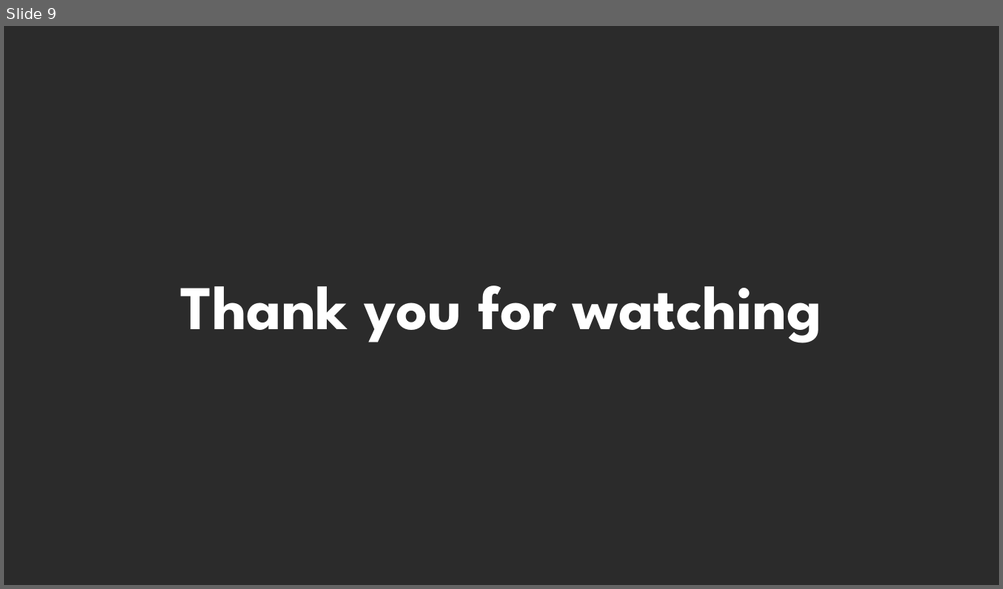
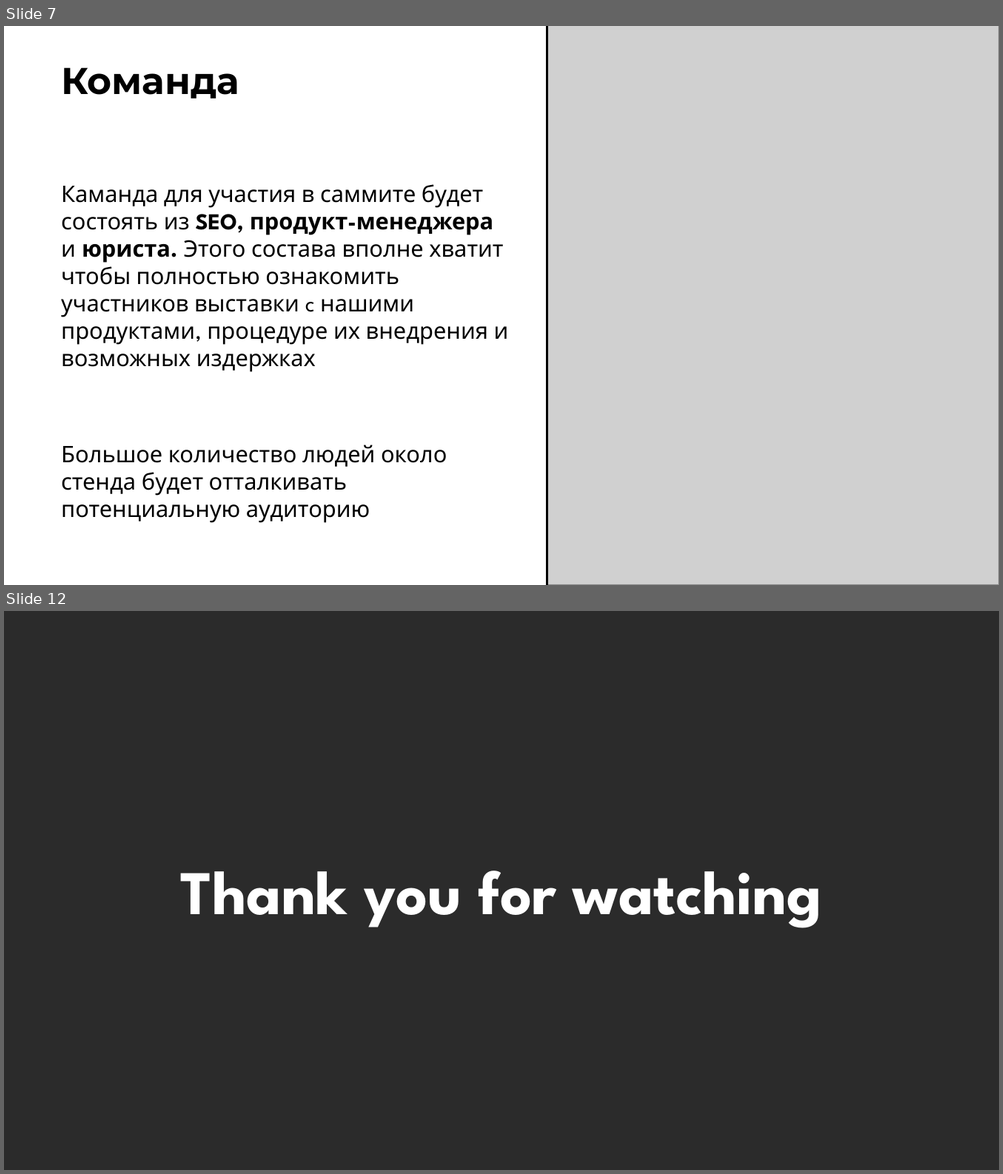
Before and after one commit to kharbacheuski/BSUIR_LABS, a slide deck: 5_term/МППиУ/SOFT_FX_PRES_6.pptx. Shown one above the other, each under a label of ours: slide 9 before the commit, slides 7 and 12 after it; the slides between them are not shown. The pictures are 1003x589 and 1003x1174 pixels, drawn with LibreOffice and Linux fonts; fonts in the diff are those of the drawing; grey boxes stand for pictures; background and template pictures are left out; a plain dark background stands for a picture behind light text. Boxes give left, top, right and bottom in pixels: in the first picture for what was removed or moved away, otherwise in the second. Text is boxed around its words. In the diff, an @@ line names an element or a change of style, - is before the commit and + after.

```diff
--- a/5_term/МППиУ/SOFT_FX_PRES_6.pptx
+++ b/5_term/МППиУ/SOFT_FX_PRES_6.pptx
@@ slide 7 added at [4,26,999,585], background #FFFFFF @@
@@ picture added at [546,26,999,585] @@
@@ line added from (546, 26) to (546, 585), #000000 2.25 pt @@
@@ title added at [61,67,239,99], 36 pt, text #000000, bold @@
+Команда
@@ text added at [61,184,509,372], 22 pt, text #000000 @@
+Каманда для участия в саммите будет состоять из SEO, продукт-менеджера и юриста. Этого состава вполне хватит чтобы полностью ознакомить участников выставки c нашими продуктами, процедуре их внедрения и возможных издержках
@@ text added at [61,445,447,523], 22 pt, text #000000 @@
+Большое количество людей около стенда будет отталкивать потенциальную аудиторию
@@ what was slide 9 is now slide 12 @@
```
Also in this commit, not shown: 6 slides changed, 4 other slides added, 2 slides removed.
